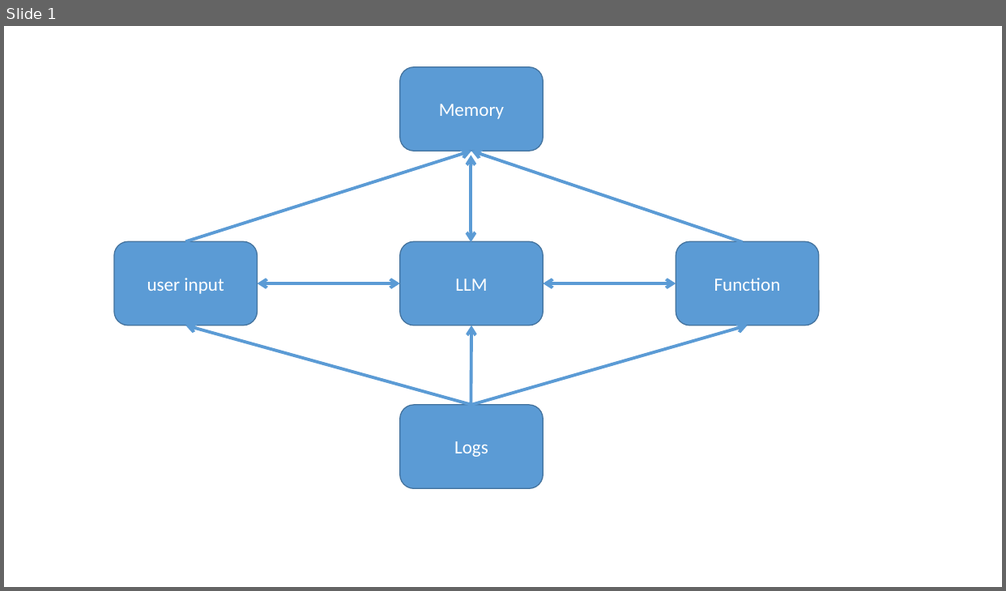
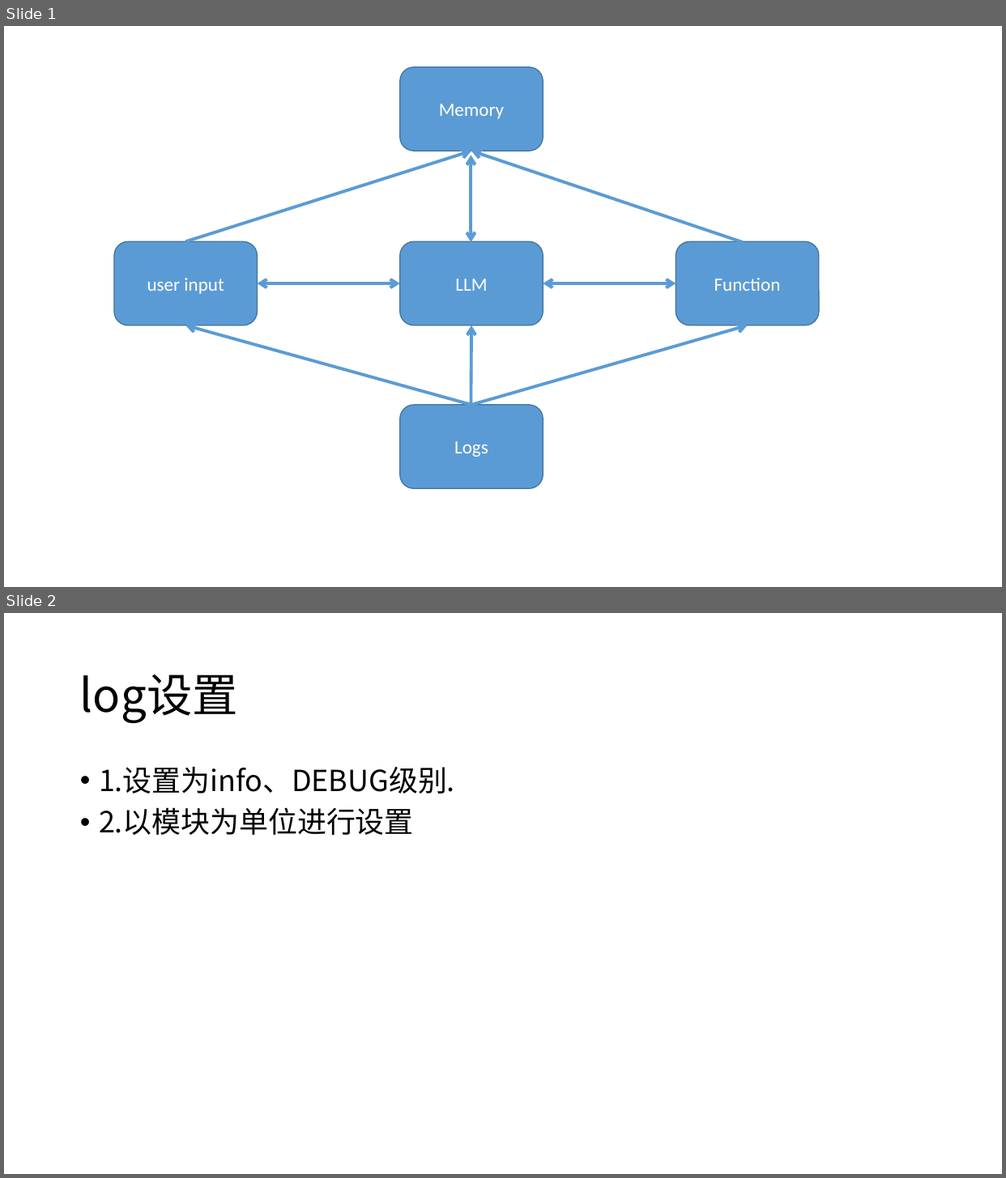
Before and after one commit to DengYDa/-, a slide deck: design.pptx. Shown one above the other, each under a label of ours: slide 1 before the commit, slides 1 and 2 after it. The pictures are 1006x591 and 1006x1178 pixels, drawn with LibreOffice and Linux fonts; fonts in the diff are those of the drawing. Boxes give left, top, right and bottom in pixels: in the first picture for what was removed or moved away, otherwise in the second. Text is boxed around its words. In the diff, an @@ line names an element or a change of style, - is before the commit and + after.

```diff
--- a/design.pptx
+++ b/design.pptx
@@ slide 2 added at <box>4,613,1002,1174</box>, background #FFFFFF @@
@@ title added at <box>80,674,238,723</box>, 44 pt, text #000000 @@
+log设置
@@ text added at <box>99,767,455,835</box>, 28 pt, text #000000 @@
+• 1.设置为info、DEBUG级别.
+• 2.以模块为单位进行设置
```
Also in this commit, not shown: 6 other files.
